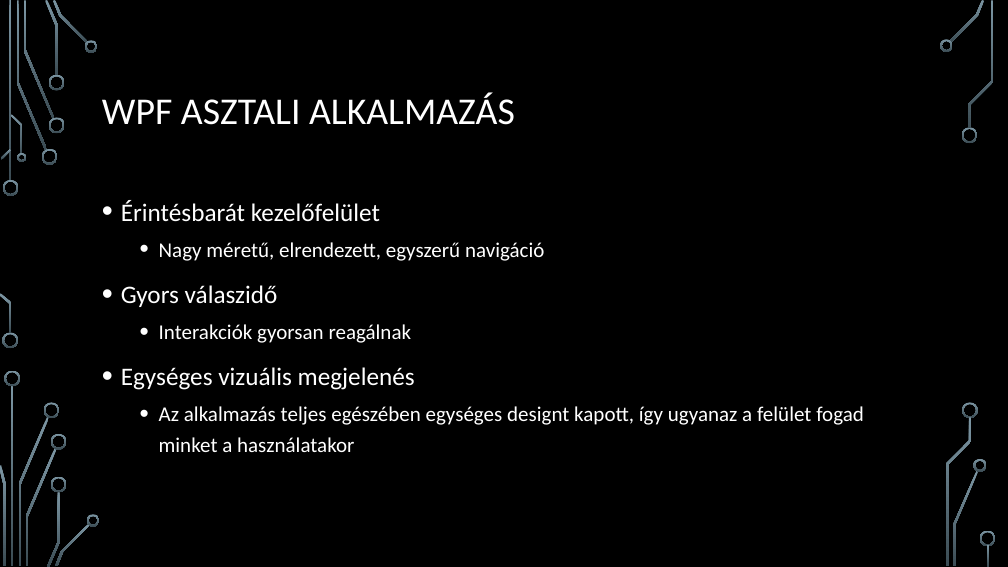
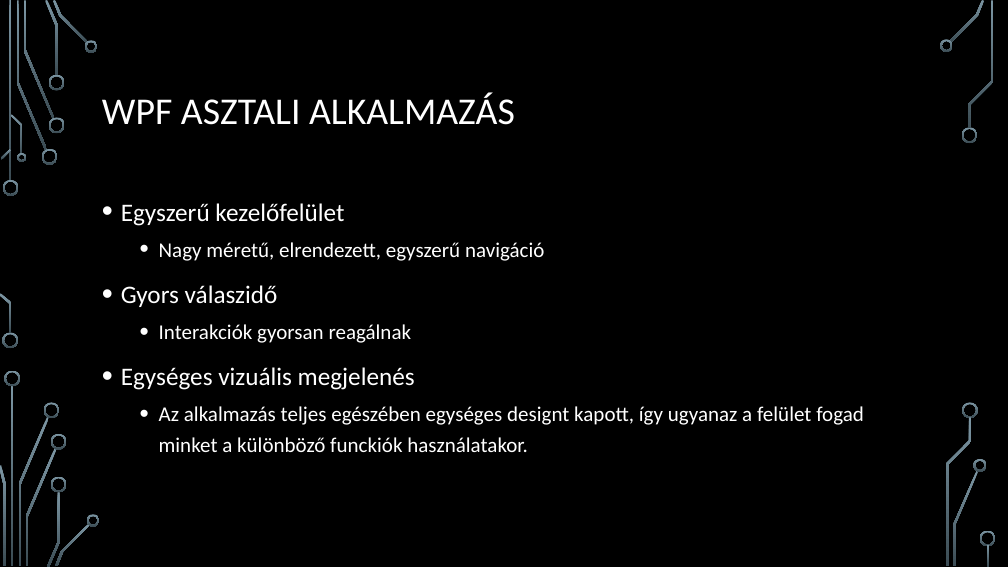
Before and after one commit to MrTahil/hotel, a slide deck: slide 6 of HMZ-rt.pptx. Drawn at 1008x567 pixels with LibreOffice and Linux fonts; fonts in the diff are those of the drawing; background and template pictures are left out. Boxes give left, top, right and bottom in pixels: in the first picture for what was removed or moved away, otherwise in the second. Text is boxed around its words. In the diff, an @@ line names an element or a change of style, - is before the commit and + after.

```diff
--- a/HMZ-rt.pptx
+++ b/HMZ-rt.pptx
@@ text at [121,203,344,226]: text changed @@
-• Érintésbarát kezelőfelület
+• Egyszerű kezelőfelület
@@ text at [159,406,864,452]: text changed @@
-  • Az alkalmazás teljes egészében egységes designt kapott, így ugyanaz a felület fogad minket a használatakor
+  • Az alkalmazás teljes egészében egységes designt kapott, így ugyanaz a felület fogad minket a különböző funckiók használatakor.
```
Also in this commit, not shown: 18 other slides changed.
